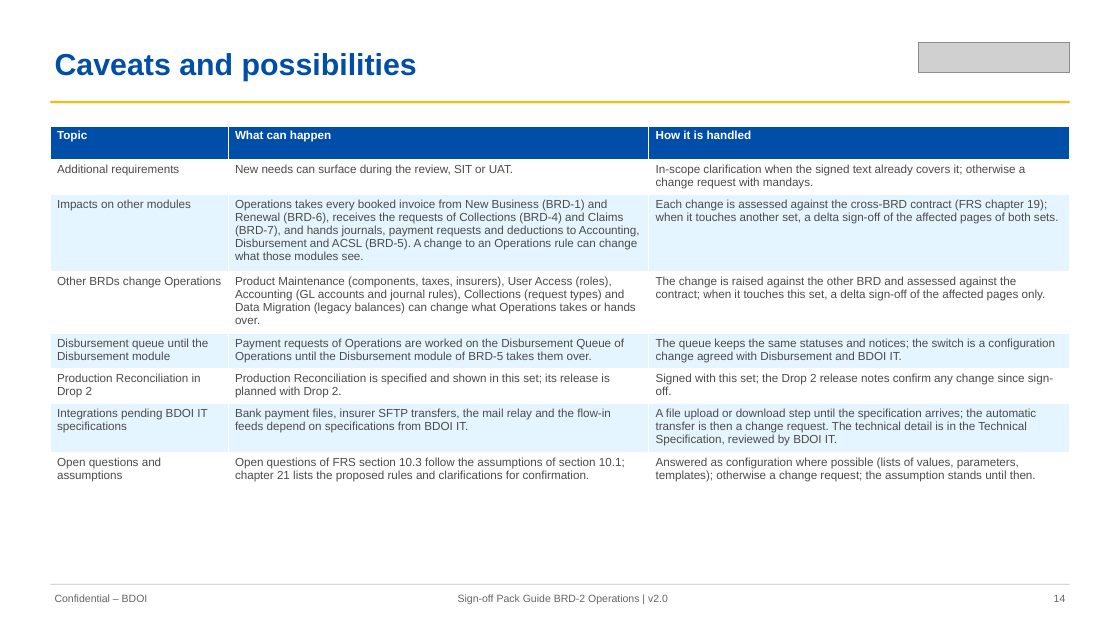
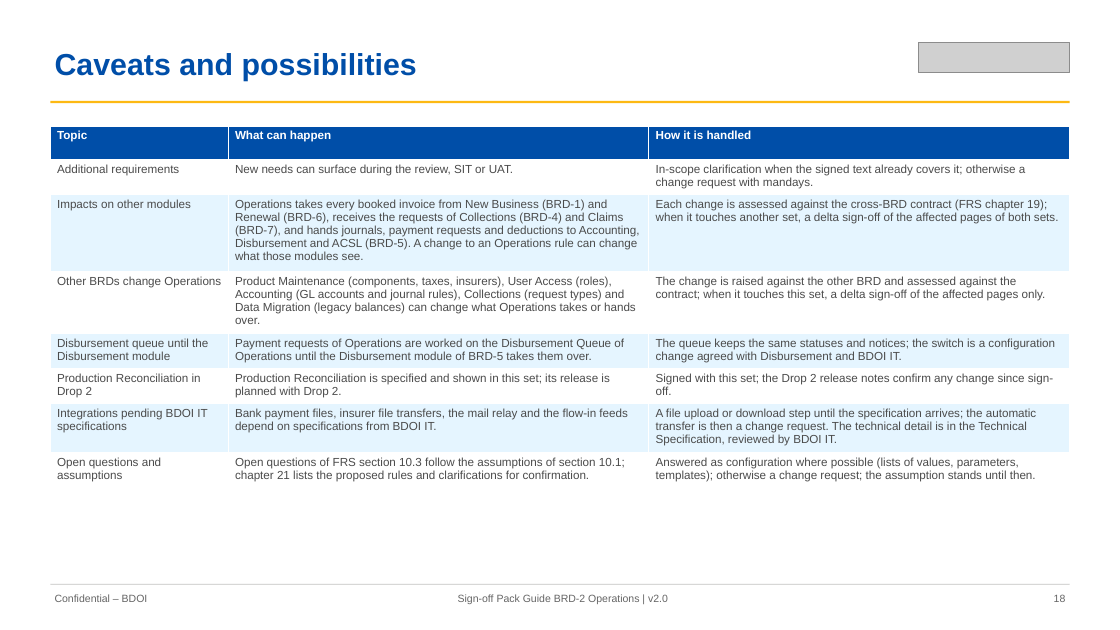
Before and after one commit to IortaTexhNXT-DEV/FinVerse, a slide deck: slide 18 of docs/deliverables/out/Drop-1_Transactional/BRD-02_Operations/01_BIBS_GuideDeck_BRD-02_Operations_v2.0.pptx (slide 14 before the commit). Drawn at 1120x630 pixels with LibreOffice and Linux fonts; fonts in the diff are those of the drawing; grey boxes stand for pictures. Boxes give left, top, right and bottom in pixels: in the first picture for what was removed or moved away, otherwise in the second. Text is boxed around its words. In the diff, an @@ line names an element or a change of style, - is before the commit and + after.

```diff
--- a/docs/deliverables/out/Drop-1_Transactional/BRD-02_Operations/01_BIBS_GuideDeck_BRD-02_Operations_v2.0.pptx
+++ b/docs/deliverables/out/Drop-1_Transactional/BRD-02_Operations/01_BIBS_GuideDeck_BRD-02_Operations_v2.0.pptx
@@ table at (50,126,1070,486) @@
-row 7, column 2: Bank payment files, insurer SFTP transfers, the mail relay and the flow-in feeds depend on specifications from BDOI IT.
+row 7, column 2: Bank payment files, insurer file transfers, the mail relay and the flow-in feeds depend on specifications from BDOI IT.
@@ text at (1054,594,1066,602): text changed @@
-14
+18
```
Also in this commit, not shown: 18 other slides changed, 4 slides added, 12 other files.
